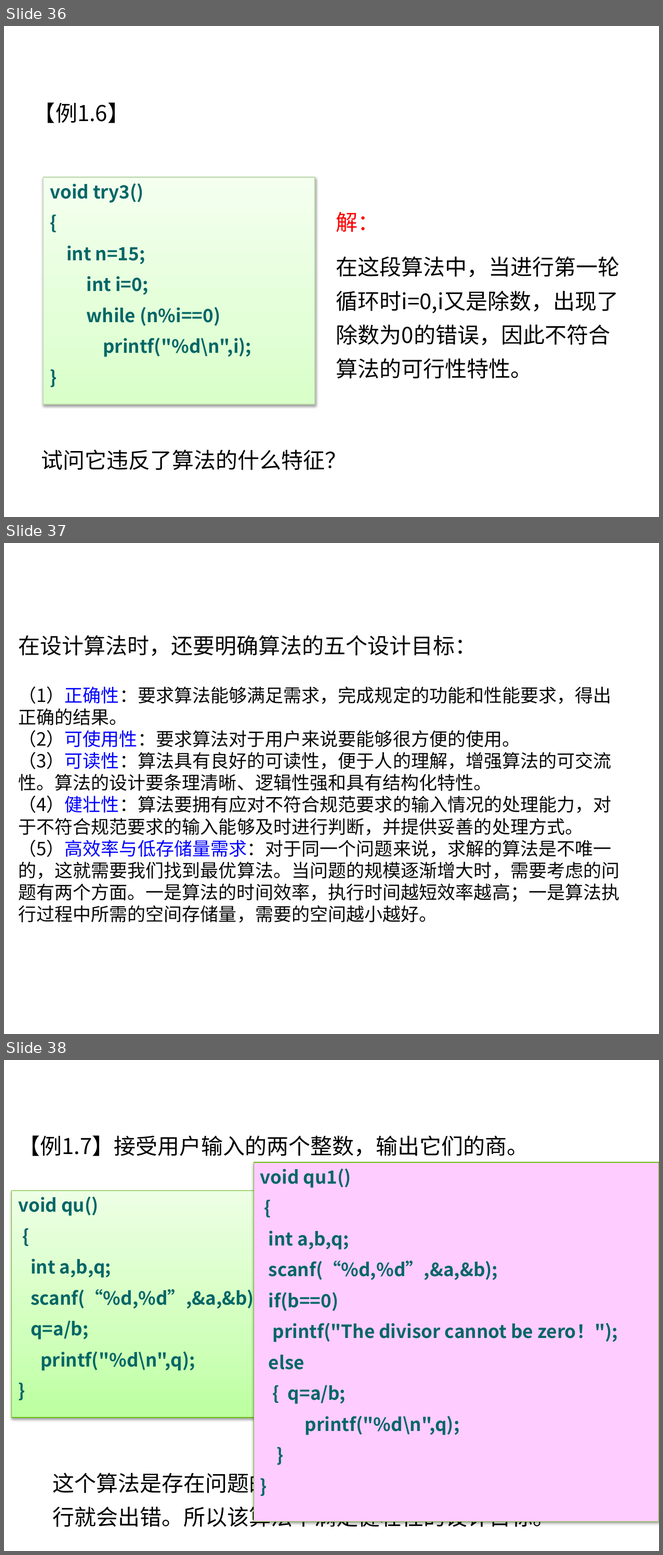
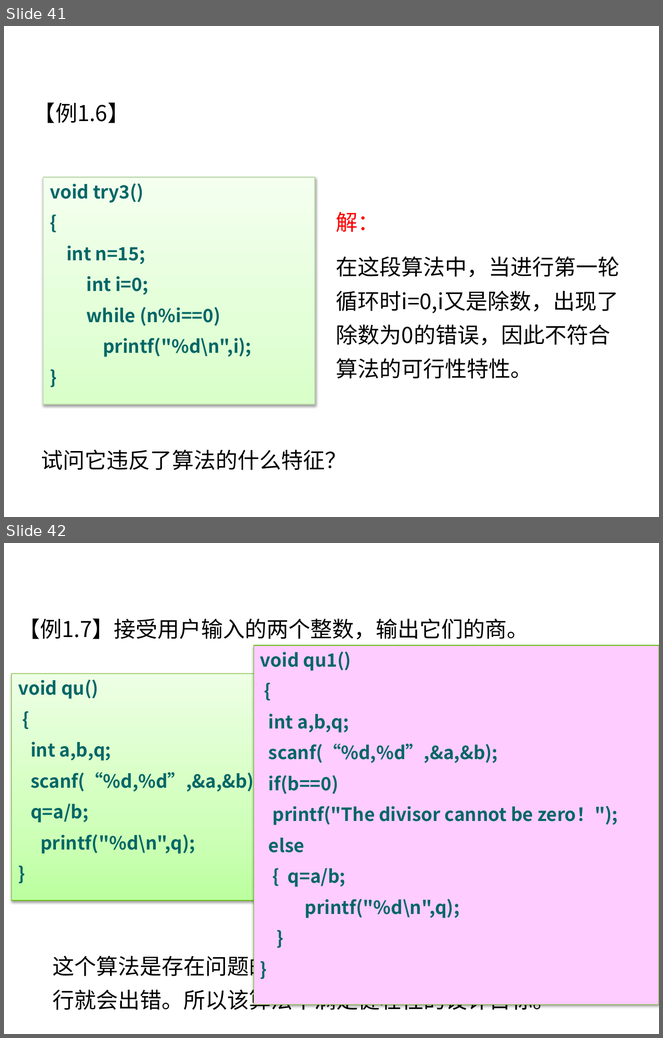
Before and after one commit to liutongling/DP, a slide deck: file/第1章 概论.pptx. Shown one above the other, each under a label of ours: slides 36, 37 and 38 before the commit, slides 41 and 42 after it. The pictures are 663x1555 and 663x1038 pixels, drawn with LibreOffice and Linux fonts; fonts in the diff are those of the drawing; background and template pictures are left out. Boxes give left, top, right and bottom in pixels: in the first picture for what was removed or moved away, otherwise in the second. Text is boxed around its words. In the diff, an @@ line names an element or a change of style, - is before the commit and + after.

```diff
--- a/file/第1章 概论.pptx
+++ b/file/第1章 概论.pptx
@@ slide 37 removed at <box>4,543,659,1034</box>, background #FFFFFF @@
@@ text removed at <box>18,635,620,923</box> @@
-在设计算法时，还要明确算法的五个设计目标：
-（1）正确性：要求算法能够满足需求，完成规定的功能和性能要求，得出正确的结果。
-（2）可使用性：要求算法对于用户来说要能够很方便的使用。
-（3）可读性：算法具有良好的可读性，便于人的理解，增强算法的可交流性。算法的设计要条理清晰、逻辑性强和具有结构化特性。
-（4）健壮性：算法要拥有应对不符合规范要求的输入情况的处理能力，对于不符合规范要求的输入能够及时进行判断，并提供妥善的处理方式。
-（5）高效率与低存储量需求：对于同一个问题来说，求解的算法是不唯一的，这就需要我们找到最优算法。当问题的规模逐渐增大时，需要考虑的问题有两个方面。一是算法的时间效率，执行时间越短效率越高；一是算法执行过程中所需的空间存储量，需要的空间越小越好。
@@ what was slide 36 is now slide 41 @@
@@ what was slide 38 is now slide 42 @@
```
Also in this commit, not shown: 5 slides changed, 9 slides added, 28 other slides removed.
